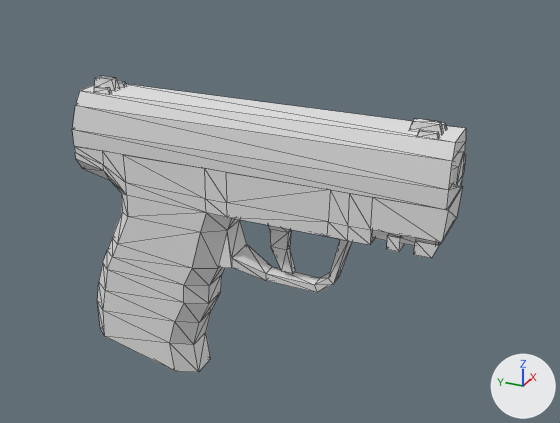
Renders of the glTF model assets/models/pistol.glb from each side of a commit.
The view is the same before and after, from a 50 mm lens placed at (-0.248, -0.122, 0.134), pointed at (0.009, -0.006, 0.006). Every picture has the same lights, and +X, +Y and +Z are marked at lower right. The older version comes first. Mesh edges are drawn as thin lines. Where no turn or scale is listed for an object, it has been applied to the vertices. Vertices at exactly the same position are counted once.

In view in the first picture: 'pistol_root', 'pistol_slide', 'pistol_trigger'.
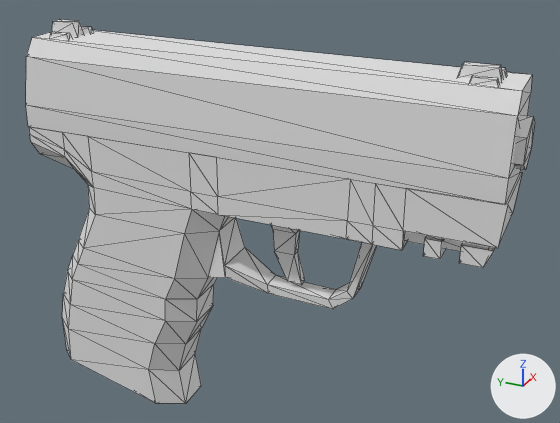
Scene script edits in JSON lines:
```json
{"block": "me_cube_002", "where": "# used by ob_pistol_root; location = (0.0, 0.0, 0.0)"}
{"op": "remove", "block": "me_cube_002", "code": "me_cube_002.from_pydata(...)  # 180 vertices, 344 faces; spans x -0.011..0.011, y -0.077..0.076, z -0.072..0.047"}
{"op": "add", "block": "me_cube_002", "code": "me_cube_002.from_pydata(...)  # 180 vertices, 344 faces; spans x -0.015..0.015, y -0.098..0.095, z -0.09..0.067"}
{"block": "me_cube_002", "change": "me_cube_002 part 1: the loose piece of 144 vertices spanning x -0.011..0.011, y -0.076..0.076, z -0.072..0.028 is scaled about the mesh origin by (1.33, 1.25, 1.25)"}
{"block": "me_cube_002", "change": "me_cube_002 part 2: the loose piece of 12 vertices spanning x -0.006..0.006, y -0.077..-0.069, z 0.032..0.045 is scaled about its middle by (1.49, 1.61, 1.4), then moved by (0.0, -0.018, 0.012)"}
{"block": "me_cube_002", "change": "me_cube_002 part 3: the loose piece of 8 vertices spanning x -0.011..0.011, y -0.074..-0.066, z 0.008..0.014 is scaled about the mesh origin by (1.33, 1.25, 1.25)"}
{"block": "me_cube_002", "change": "me_cube_002 part 4: the loose piece of 8 vertices spanning x -0.011..0.011, y -0.061..-0.056, z 0.008..0.014 is scaled about the mesh origin by (1.33, 1.25, 1.25)"}
{"block": "me_cube_002", "change": "other edits to the shape of me_cube_002 do not show in these pictures"}
{"block": "me_cube_003", "where": "# used by ob_pistol_slide; location = (0.0, 0.0388, 0.0278)"}
{"op": "remove", "block": "me_cube_003", "code": "me_cube_003.from_pydata(...)  # 64 vertices, 100 faces; spans x -0.011..0.011, y -0.114..0.038, z 0.0..0.026"}
{"op": "add", "block": "me_cube_003", "code": "me_cube_003.from_pydata(...)  # 64 vertices, 100 faces; spans x -0.015..0.015, y -0.143..0.047, z 0.0..0.04"}
{"block": "me_cube_003", "change": "me_cube_003 part 5: the loose piece of 8 vertices spanning x 0.004..0.006, y -0.109..-0.101, z 0.022..0.024 is moved by (0.002, -0.026, 0.013)"}
{"block": "me_cube_003", "change": "me_cube_003 part 6: the loose piece of 8 vertices spanning x -0.002..0.002, y -0.108..-0.097, z 0.022..0.025 is scaled about its middle by (1.33, 1.25, 1.25), then moved by (0.0, -0.026, 0.013)"}
{"block": "me_cube_003", "change": "me_cube_003 part 7: the loose piece of 8 vertices spanning x -0.006..-0.004, y -0.109..-0.101, z 0.022..0.024 is moved by (-0.002, -0.026, 0.013)"}
{"block": "me_cube_003", "change": "me_cube_003 part 8: the loose piece of 8 vertices spanning x 0.004..0.006, y 0.022..0.029, z 0.022..0.024 is scaled about its middle by (1.33, 1.25, 1.25), then moved by (0.002, 0.006, 0.013)"}
{"block": "me_cube_003", "change": "me_cube_003 part 9: the loose piece of 8 vertices spanning x -0.002..0.002, y 0.022..0.032, z 0.022..0.026 is scaled about its middle by (1.33, 1.25, 1.25), then moved by (0.0, 0.007, 0.013)"}
{"block": "me_cube_003", "change": "me_cube_003 part 10: the loose piece of 8 vertices spanning x -0.006..-0.004, y 0.022..0.029, z 0.022..0.024 is scaled about its middle by (1.33, 1.25, 1.25), then moved by (-0.002, 0.006, 0.013)"}
{"block": "me_cube_003", "change": "me_cube_003 part 11: 16 of 64 vertices moved; they spanned x -0.011..0.011, y -0.114..0.038, z 0.0..0.022 and now span x -0.015..0.015, y -0.143..0.047, z 0.0..0.035; mean shift (0.0, -0.01, 0.007); largest move (-0.008, -0.114, 0.022) -> (-0.011, -0.143, 0.035)"}
{"op": "set", "path": "ob_pistol_slide.location", "old": "(0.0, 0.0388, 0.0278)", "new": "(0.0, 0.0485, 0.0348)"}
{"op": "set", "path": "ob_pistol_trigger.location", "old": "(0.0, -0.0105, 0.0125)", "new": "(0.0, -0.0131, 0.0156)"}
```

What differs and where, as boxes (x1, y1, x2, y2) in the pictures (560 x 423 px; the box of a moved part takes in the faces that stretch with it):
```json
{"object": "pistol_slide", "change": "reshaped, moved", "before": [72, 76, 466, 210], "after": [26, 20, 532, 205], "on screen": "28% wider, 38% taller"}
{"object": "pistol_root", "change": "reshaped", "before": [75, 147, 466, 372], "after": [29, 115, 535, 404], "on screen": "29% wider, 28% taller"}
{"object": "pistol_trigger", "change": "moved", "before": [268, 225, 296, 273], "after": [271, 225, 305, 284]}
{"part": 1, "of": "me_cube_002", "change": "moved or reshaped", "before": [75, 147, 463, 372], "after": [29, 127, 522, 404]}
{"part": 2, "of": "me_cube_002", "change": "moved or reshaped", "before": [453, 151, 466, 187], "after": [514, 115, 535, 170]}
{"part": 3, "of": "me_cube_002", "change": "moved or reshaped", "before": [414, 240, 440, 258], "after": [460, 243, 495, 268]}
{"part": 4, "of": "me_cube_002", "change": "moved or reshaped", "before": [387, 235, 404, 252], "after": [423, 237, 446, 259]}
{"part": 5, "of": "me_cube_003", "change": "moved or reshaped", "before": [442, 123, 447, 129], "after": [502, 68, 507, 76]}
{"part": 6, "of": "me_cube_003", "change": "moved or reshaped", "before": [409, 118, 443, 134], "after": [457, 62, 504, 81]}
{"part": 7, "of": "me_cube_003", "change": "moved or reshaped", "before": [417, 129, 439, 138], "after": [469, 75, 499, 86]}
{"part": 8, "of": "me_cube_003", "change": "moved or reshaped", "before": [117, 81, 126, 87], "after": [81, 26, 93, 33]}
{"part": 9, "of": "me_cube_003", "change": "moved or reshaped", "before": [94, 76, 119, 90], "after": [52, 20, 84, 37]}
{"part": 10, "of": "me_cube_003", "change": "moved or reshaped", "before": [94, 86, 111, 93], "after": [50, 32, 72, 39]}
{"part": 11, "of": "me_cube_003", "change": "moved or reshaped", "before": [72, 84, 466, 210], "after": [26, 30, 532, 205]}
```
